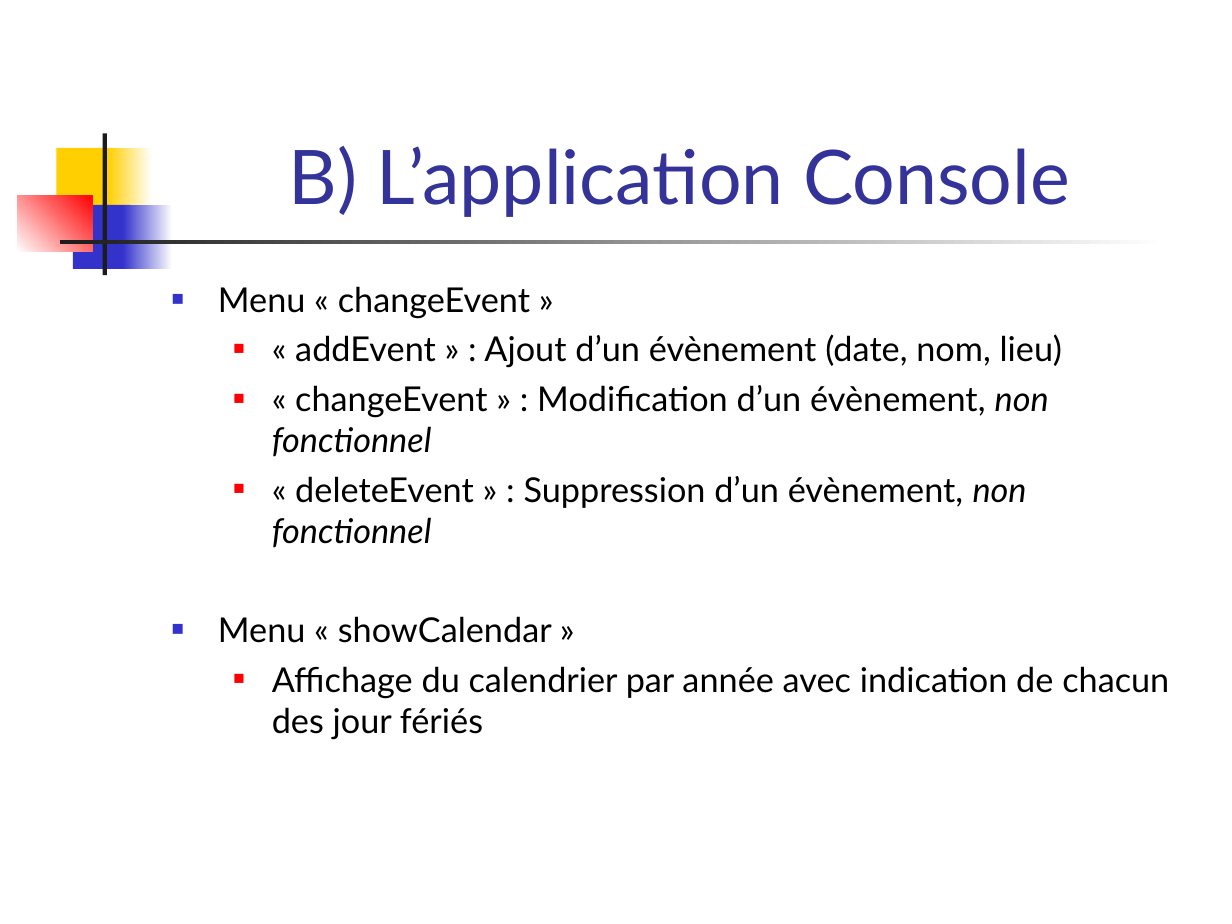
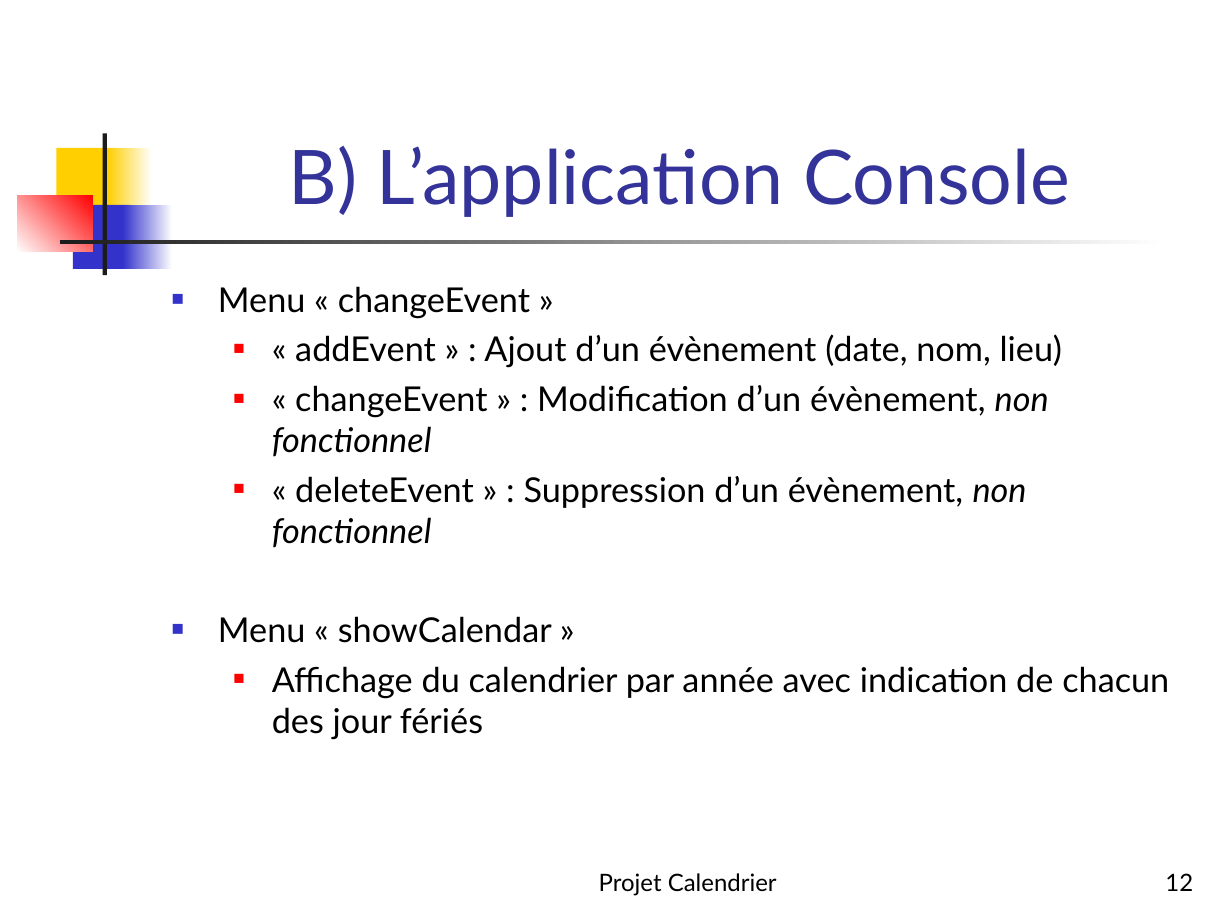
Before and after one commit to becharib/Calendar, a slide deck: slide 12 of Présentation/Soutenance projet.ppt. Drawn at 1232x924 pixels with LibreOffice and Linux fonts; fonts in the diff are those of the drawing. Boxes give left, top, right and bottom in pixels: in the first picture for what was removed or moved away, otherwise in the second. Text is boxed around its words. In the diff, an @@ line names an element or a change of style, - is before the commit and + after.

```diff
--- a/Présentation/Soutenance projet.ppt
+++ b/Présentation/Soutenance projet.ppt
@@ text added at bbox=[599, 873, 777, 896], 14 pt, text #000000 @@
+Projet Calendrier
@@ page number added at bbox=[1165, 873, 1193, 891], 14 pt, text #000000 @@
+12
```
Also in this commit, not shown: 13 other slides changed, 2 slides added, 2 slides removed.
